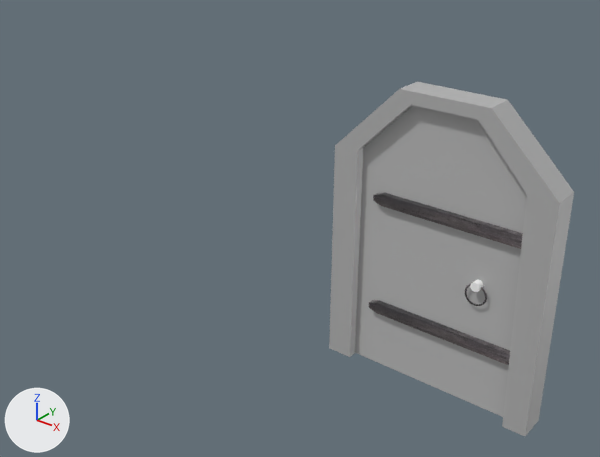
One commit to the FBX model Assets/Assets/insideDoor.fbx: the scene before it, then after it.
Before and after are seen from a 50 mm lens placed at (3.23, -3.6, 3.76), pointed at (-0.53, 1.11, 0.84). Lighting does not change. The marker at lower left points along +X, +Y and +Z. Where no turn or scale is listed for an object, it has been applied to the vertices.

Objects in the first picture: 'SdoorBody', 'doorFrame'.
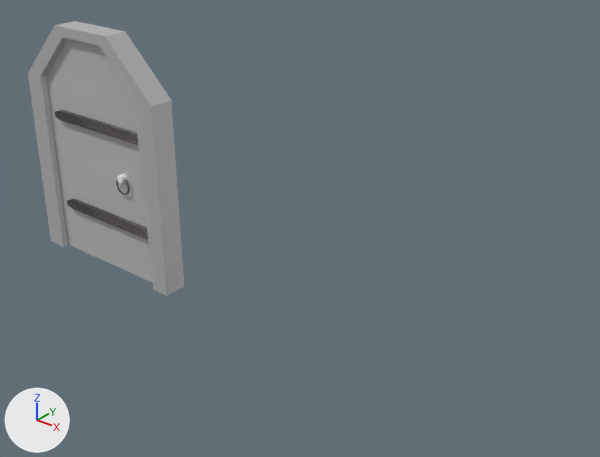
What changed in the scene script:
```text
Change me_mesh:
    where me_mesh.from_pydata(...)  # 890 vertices, 902 faces; spans x -0.67..0.68, y -0.11..0.11, z -1.07..1.08
    used by ob_sdoorbody; location = (0.753, 1.064, 1.05)
    me_mesh part 1: the whole mesh is moved by (0.73, 0.01, 0.0)
Change ob_sdoorbody:
    ob_sdoorbody.location: (0.753, 1.064, 1.05) -> (-3.33, 0.817, 1.05)
Change ob_doorframe:
    ob_doorframe.location: (1.51, 1.056, 0.834) -> (-1.844, 0.829, 0.834)
```

Location of each change, [x1, y1, x2, y2] in pixels of the pictures (600 x 457 px):
'SdoorBody', moved
    before: [355, 105, 527, 417]
    after: [46, 38, 153, 283]
'doorFrame', moved
    before: [329, 82, 574, 436]
    after: [28, 21, 184, 296]
